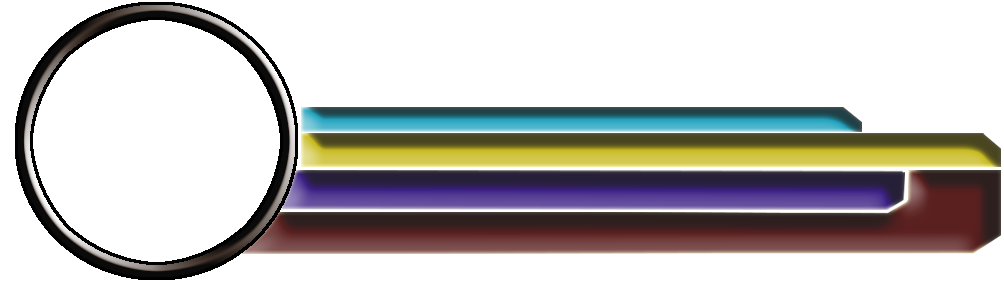
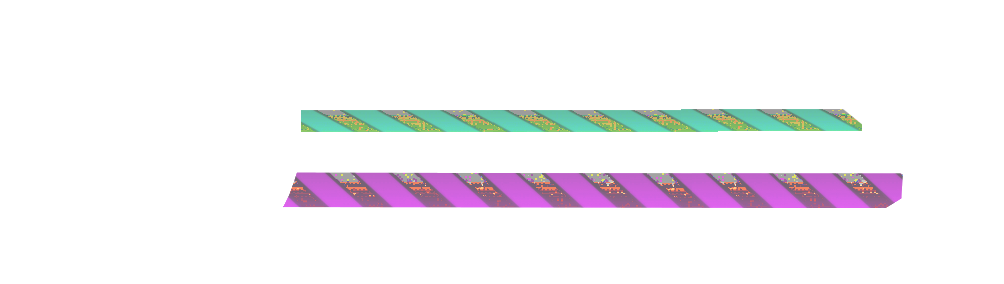
Revision of a layered 1004 × 284 image; what changed, layer by layer:
showed "no weapon" over [301, 109, 862, 132]
showed "no mana" over [283, 172, 903, 208]
hid group "background" (10 layers) over [15, 2, 1001, 280]
